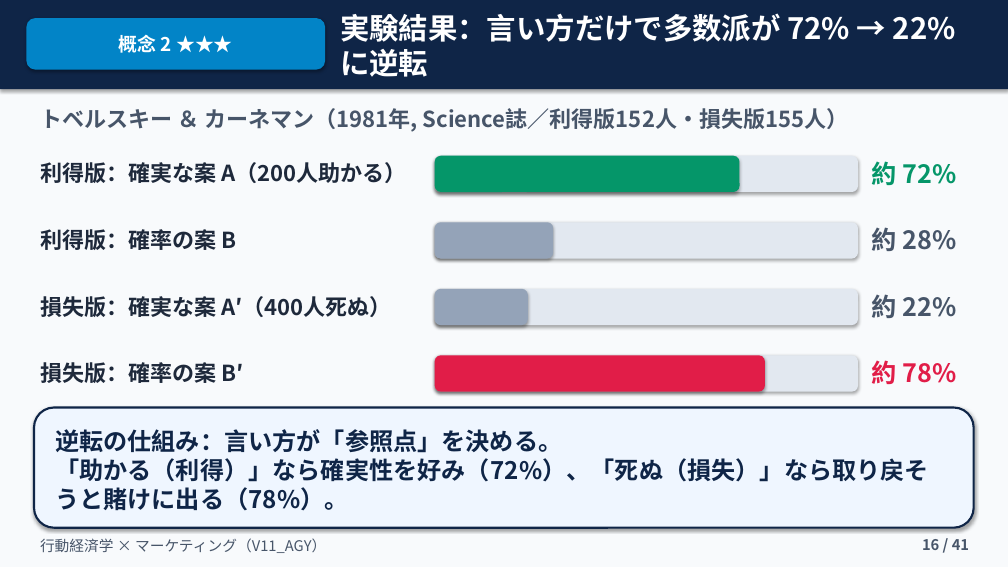
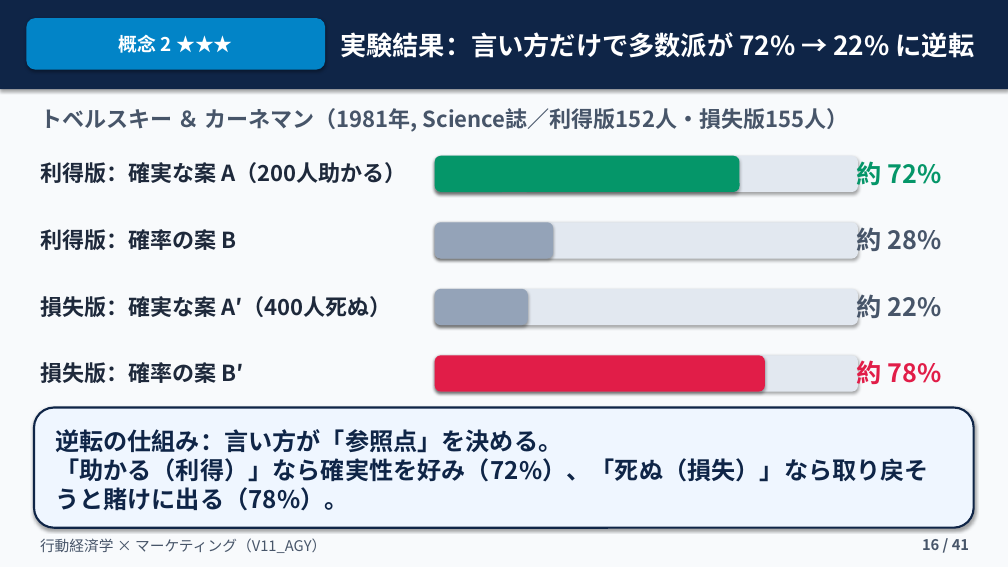
Before and after one commit to kkomatsu81/jns-slide-v11-agy, a slide deck: slide 16 of 融合版_V11_AGY.pptx. Drawn at 1008x567 pixels with LibreOffice and Linux fonts; fonts in the diff are those of the drawing. Boxes give left, top, right and bottom in pixels: in the first picture for what was removed or moved away, otherwise in the second. Text is boxed around its words. In the diff, an @@ line names an element or a change of style, - is before the commit and + after.

Commit message:
QA polish Slides 8, 15, 16, 17 (titles, bar chart % labels, line wraps) in V11_AGY

```diff
--- a/融合版_V11_AGY.pptx
+++ b/融合版_V11_AGY.pptx
@@ text "実験結果：言い方だけで多数派が 72% → 22% に逆転" at (x1=340, y1=32, x2=975, y2=58): size 28 to 25 pt @@
@@ text "約 72%" rewrapped from (x1=872, y1=161, x2=957, y2=185) to (x1=857, y1=161, x2=941, y2=190) @@
@@ text "約 28%" rewrapped from (x1=872, y1=227, x2=957, y2=251) to (x1=857, y1=228, x2=941, y2=257) @@
@@ text "約 22%" rewrapped from (x1=872, y1=294, x2=957, y2=318) to (x1=857, y1=295, x2=941, y2=323) @@
@@ text "約 78%" rewrapped from (x1=872, y1=360, x2=957, y2=384) to (x1=857, y1=360, x2=941, y2=390) @@
```
Also in this commit, not shown: 3 other slides changed.
